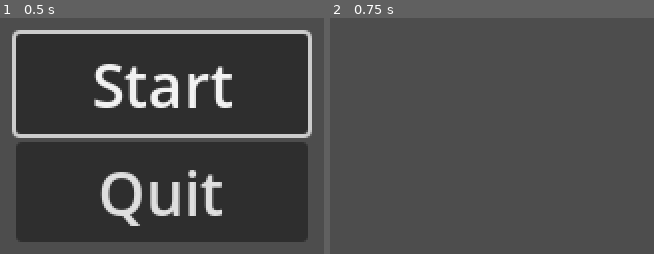
Above: before the commit, frames 1-2 (left to right).
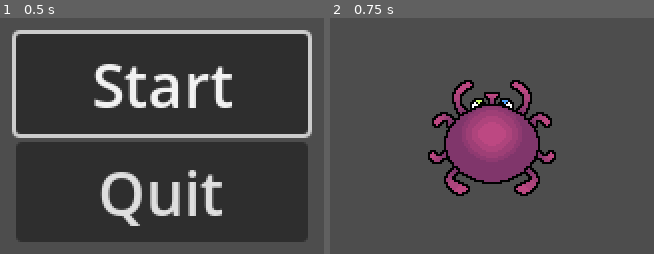
Above: after the commit, the same moments.

Repository: jonael-garcia26/OctoPause
Game: Godot game, scene res://Scenes/menu.tscn
Two runs of this game, one before a commit and one after it. Both use one fixed random seed, a clock stepped at 60 frames per second and the inputs below. The project has no main scene, so this scene is started directly.
Inputs:
- Up to frame 1 (0.5 s): no input
- Up to frame 2 (0.75 s): click "Start" at 0.5 s

Frame 1 is identical in both runs. In frame 2, 12% of the frame differs, in the area x 30-70%, y 26-76%.

Commit message:
Dont remember tbh

Diff:
--- a/Scenes/main.tscn
+++ b/Scenes/main.tscn
@@ -1,3 +1,8 @@
-[gd_scene format=3 uid="uid://bg5lb4oalerc5"]
+[gd_scene load_steps=2 format=3 uid="uid://bg5lb4oalerc5"]
+
+[ext_resource type="PackedScene" uid="uid://b20v1my2wpnvs" path="res://Scenes/player.tscn" id="1_w5njc"]
 
 [node name="Main" type="Node2D"]
+
+[node name="Player" parent="." instance=ExtResource("1_w5njc")]
+position = Vector2(324, 324)
--- a/Scripts/player.gd
+++ b/Scripts/player.gd
@@ -1,6 +1,6 @@
 extends Area2D
 
-
+signal hit
 # Called when the node enters the scene tree for the first time.
 func _ready() -> void:
 	pass # Replace with function body.
@@ -9,3 +9,7 @@
 # Called every frame. 'delta' is the elapsed time since the previous frame.
 func _process(delta: float) -> void:
 	pass
+
+
+func _on_body_entered(body: Node2D) -> void:
+	pass # Replace with function body.
